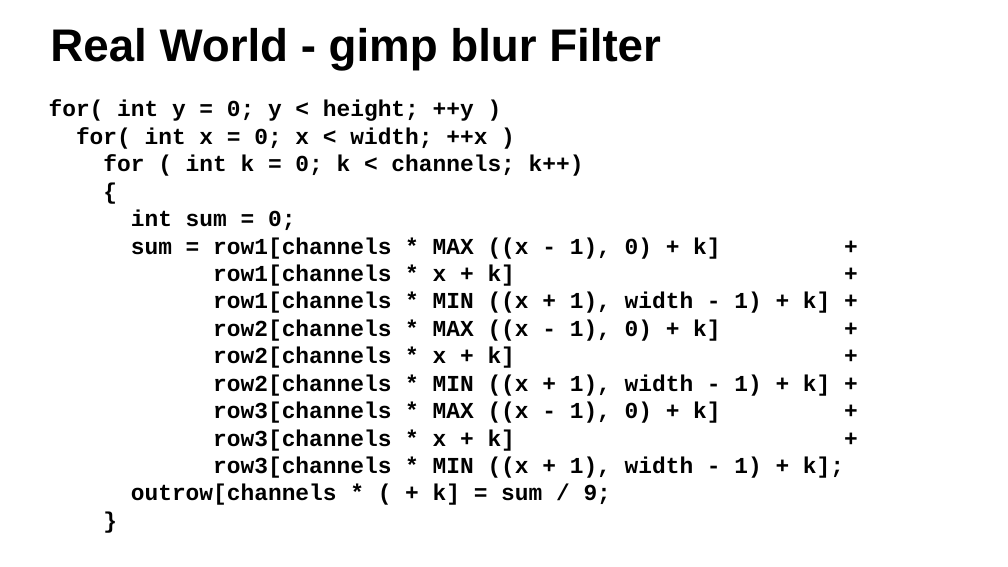
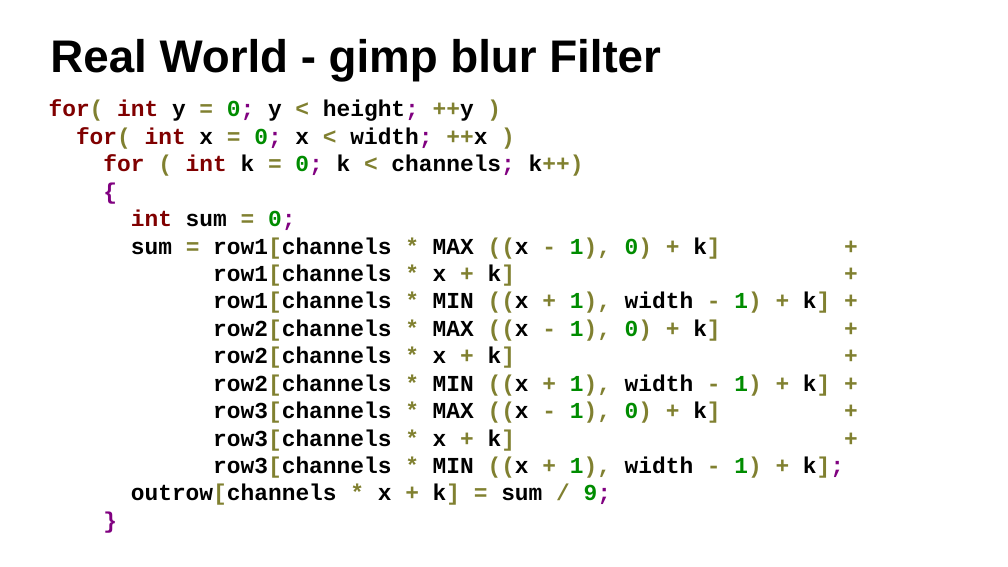
Before and after one commit to ax3l/datenspuren_2016, a slide deck: slide 23 of Slides.odp. Drawn at 1008x567 pixels with LibreOffice and Linux fonts; fonts in the diff are those of the drawing; background and template pictures are left out. Boxes give left, top, right and bottom in pixels: in the first picture for what was removed or moved away, otherwise in the second. Text is boxed around its words. In the diff, an @@ line names an element or a change of style, - is before the commit and + after.

```diff
--- a/Slides.odp
+++ b/Slides.odp
@@ title "Real World - gimp blur ...": place and size @@
-title "Real World - gimp blur ..." at box(50, 28, 661, 71)
+title "Real World - gimp blur ..." at box(50, 39, 661, 81)
@@ text at box(49, 100, 844, 478): text colour #000000 to #800000 in "for( int", "for( int", "for int", "int"; text colour #000000 to #808030 in "for( = < ++y )", "for( = < ++x )", "( = < k++)", "=" and 9 more places; text colour #000000 to #008C00 in "0;", "0;", "0;", "0;" and 6 more places; text colour #000000 to #800080 in "0; height;", "0; width;", "0; channels;", "{" and 3 more places @@
@@ text at box(131, 484, 611, 505): text changed @@
-outrow[channels * ( + k] = sum / 9;
+outrow[channels * x + k] = sum / 9;
```
Also in this commit, not shown: 18 other slides changed, 10 slides added, 5 slides removed.
